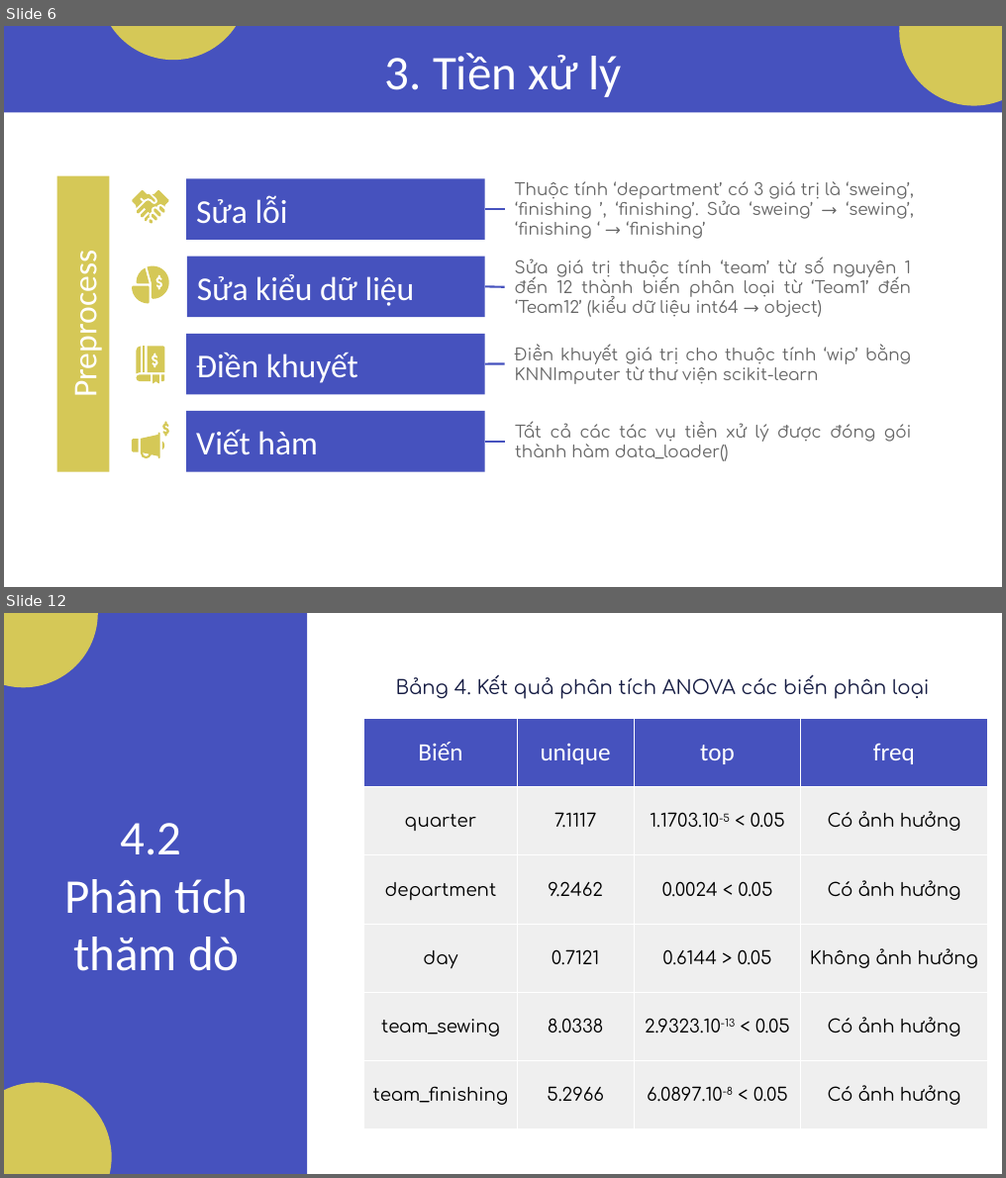
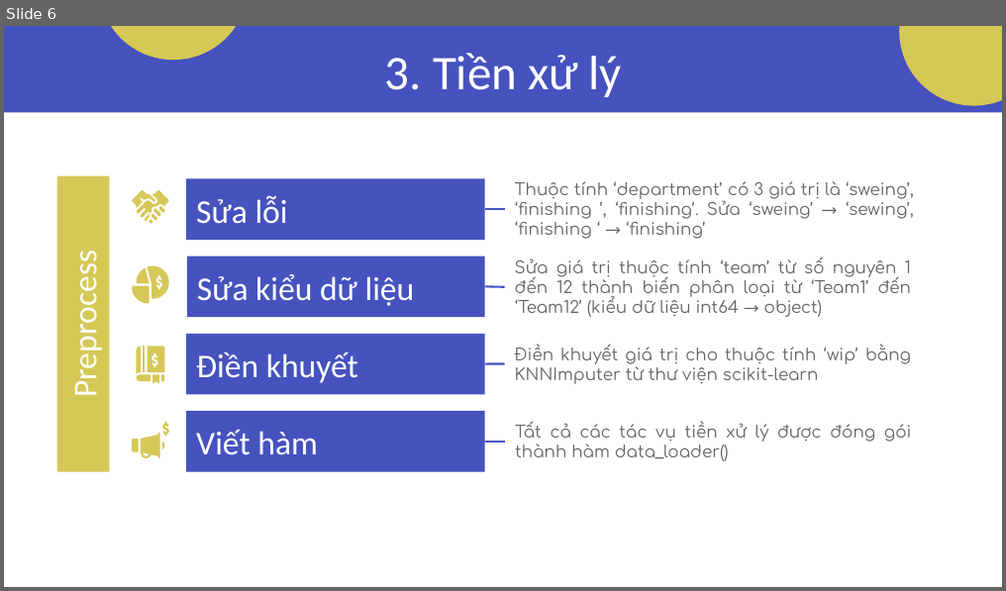
Before and after one commit to Tam1032/Garment-Employee-Productivity, a slide deck: Report/Slide.pptx. Shown one above the other, each under a label of ours: slides 6 and 12 before the commit, slide 6 after it; the slides between them are not shown. The pictures are 1006x1178 and 1006x591 pixels, drawn with LibreOffice and Linux fonts; fonts in the diff are those of the drawing. Boxes give left, top, right and bottom in pixels: in the first picture for what was removed or moved away, otherwise in the second. Text is boxed around its words. In the diff, an @@ line names an element or a change of style, - is before the commit and + after.

```diff
--- a/Report/Slide.pptx
+++ b/Report/Slide.pptx
@@ slide 12 removed at [4, 613, 1002, 1174], background #FFFFFF @@
@@ rectangle removed at [4, 613, 307, 1173] @@
@@ ellipse removed at [4, 613, 98, 687] @@
@@ text removed at [396, 674, 929, 699] @@
-Bảng 4. Kết quả phân tích ANOVA các biến phân loại
@@ table removed at [364, 719, 987, 1130], 6 rows, 4 columns @@
-Biến | unique | top | freq
-quarter | 7.1117 | 1.1703.10-5 < 0.05 | Có ảnh hưởng
-department | 9.2462 | 0.0024 < 0.05 | Có ảnh hưởng
-day | 0.7121 | 0.6144 > 0.05 | Không ảnh hưởng
-team_sewing | 8.0338 | 2.9323.10-13 < 0.05 | Có ảnh hưởng
-team_finishing | 5.2966 | 6.0897.10-8 < 0.05 | Có ảnh hưởng
@@ title removed at [64, 823, 249, 971] @@
-4.2
-Phân tích thăm dò
@@ ellipse removed at [4, 1083, 111, 1174] @@
```
Also in this commit, not shown: 8 slides changed, 2 slides added, 3 other slides removed, 1 other file.
